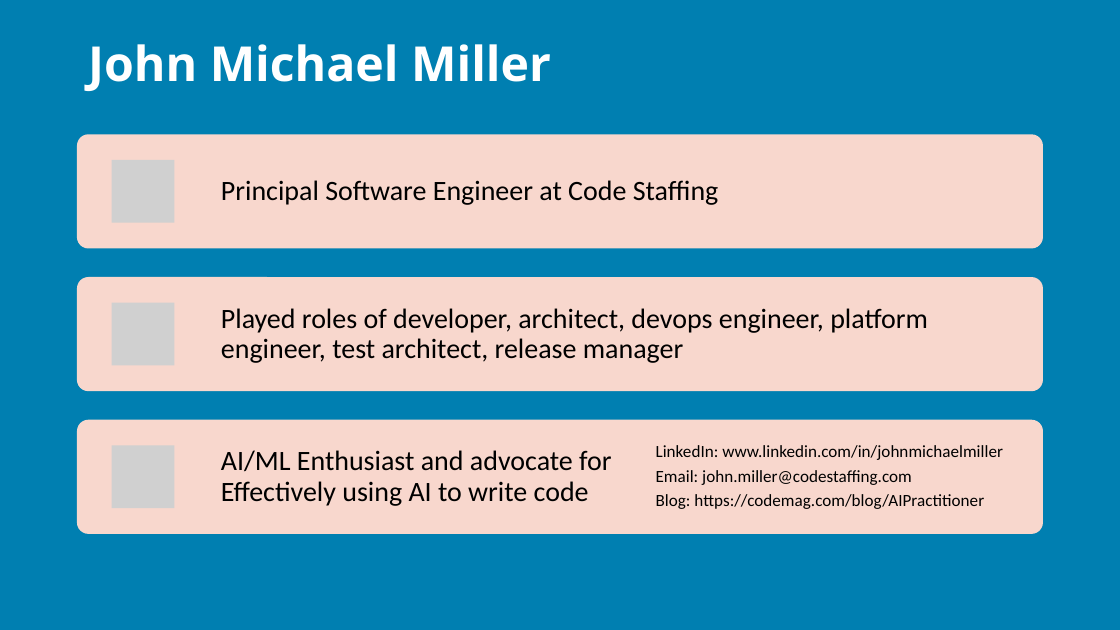
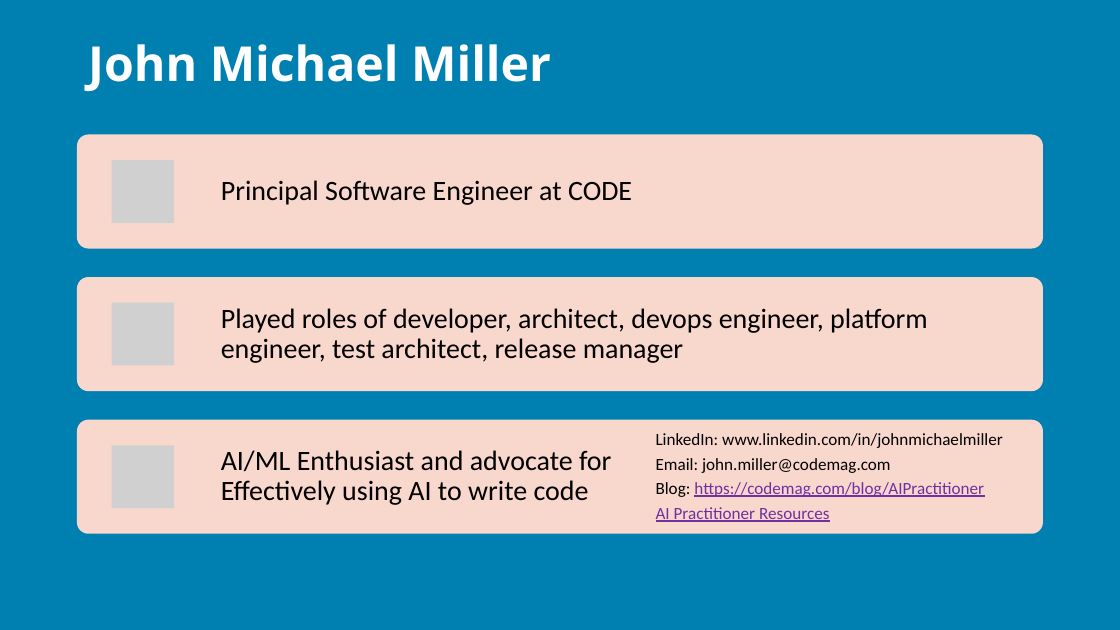
Before and after one commit to j0hnnymiller/AI-Assisted-Software-Development, a slide deck: slide 2 of Slides/AIASD-Fundementals-slides.pptx. Drawn at 1120x630 pixels with LibreOffice and Linux fonts; fonts in the diff are those of the drawing; grey boxes stand for pictures; background and template pictures are left out. Boxes give left, top, right and bottom in pixels: in the first picture for what was removed or moved away, otherwise in the second. Text is boxed around its words. In the diff, an @@ line names an element or a change of style, - is before the commit and + after.

```diff
--- a/Slides/AIASD-Fundementals-slides.pptx
+++ b/Slides/AIASD-Fundementals-slides.pptx
@@ text at box(221, 180, 632, 205): text changed @@
-Principal Software Engineer at Code Staffing
+Principal Software Engineer at CODE
@@ text at box(656, 458, 891, 473): text changed @@
-Email: john.miller@codestaffing.com
+Email: john.miller@codemag.com
@@ text at box(656, 507, 829, 522): paragraph added @@
+AI Practitioner Resources
@@ text at box(656, 482, 984, 497): text colour #000000 to #7030A0, underline on in "https://codemag.com/blog/AIPractitioner" @@
```
Also in this commit, not shown: 34 other slides changed, 7 slides added, 1 other file.
